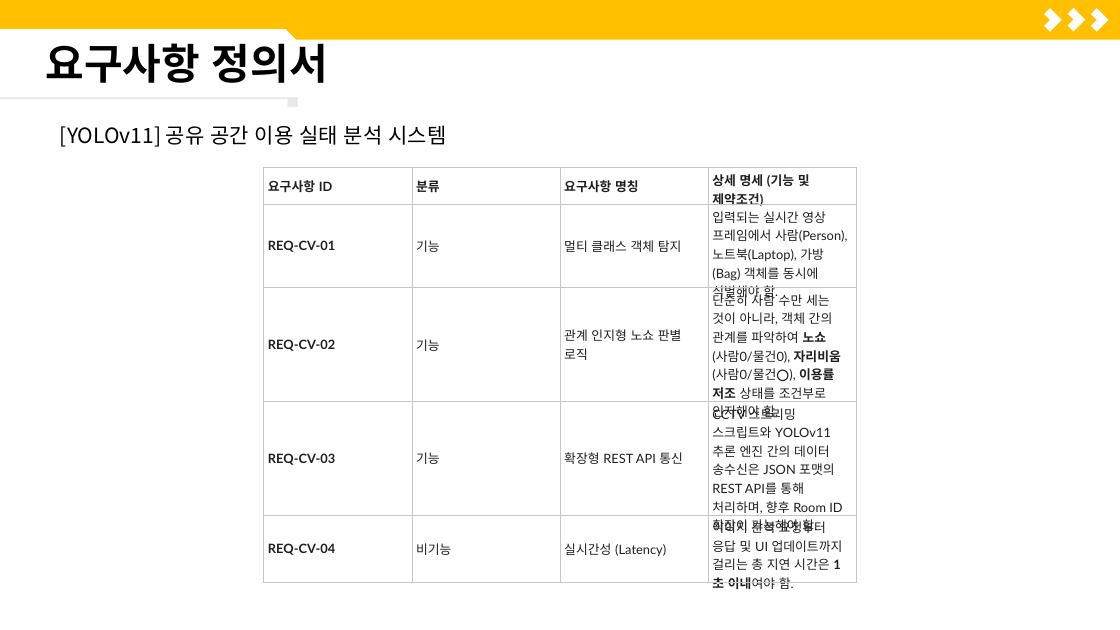
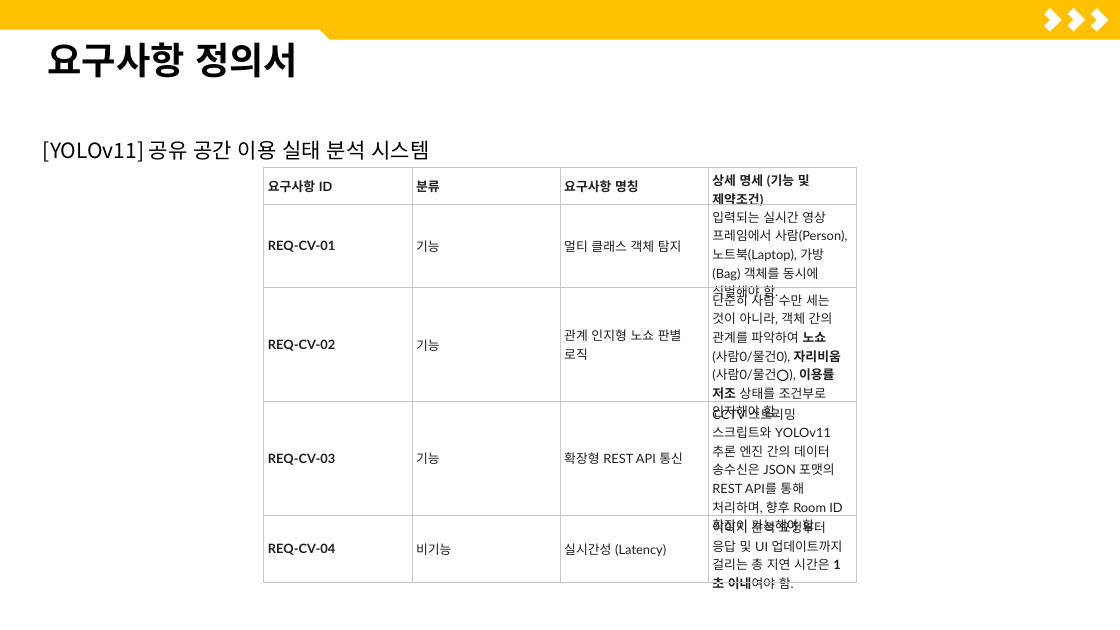
Before and after one commit to ShinHyerin/Hotel-Service-Optimization-AI, a slide deck: slide 10 of presentation/포트폴리오_신혜린.pptx. Drawn at 1120x630 pixels with LibreOffice and Linux fonts; fonts in the diff are those of the drawing. Boxes give left, top, right and bottom in pixels: in the first picture for what was removed or moved away, otherwise in the second. Text is boxed around its words. In the diff, an @@ line names an element or a change of style, - is before the commit and + after.

Commit message:
Design: Update PowerPoint presentation template and slide layouts

```diff
--- a/presentation/포트폴리오_신혜린.pptx
+++ b/presentation/포트폴리오_신혜린.pptx
@@ snip rect: place and size @@
-snip rect at [0, 29, 297, 101]
+snip rect at [0, 29, 331, 96]
@@ text "요구사항 정의서" at [47, 42, 298, 78]: size 36 to 32 pt; vertical alignment top to middle @@
@@ rectangle removed at [0, 97, 297, 99] @@
@@ rectangle removed at [287, 97, 297, 108] @@
@@ text "[YOLOv11] 공유 공간 이용 실태 ...": place and size @@
-text "[YOLOv11] 공유 공간 이용 실태 ..." at [60, 125, 446, 147]
+text "[YOLOv11] 공유 공간 이용 실태 ..." at [43, 140, 429, 162]
```
Also in this commit, not shown: 14 other slides changed, 10 slides added, 1 slide removed.
